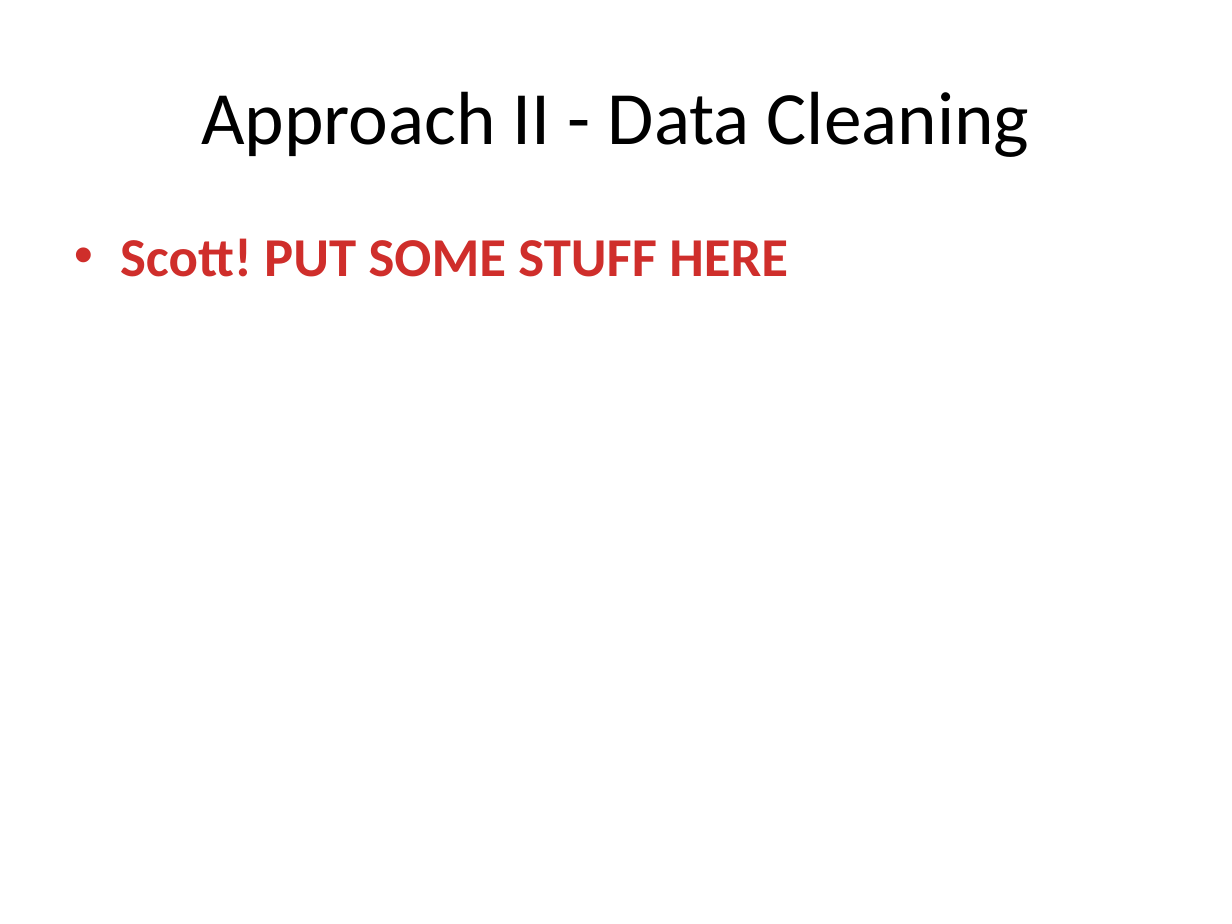
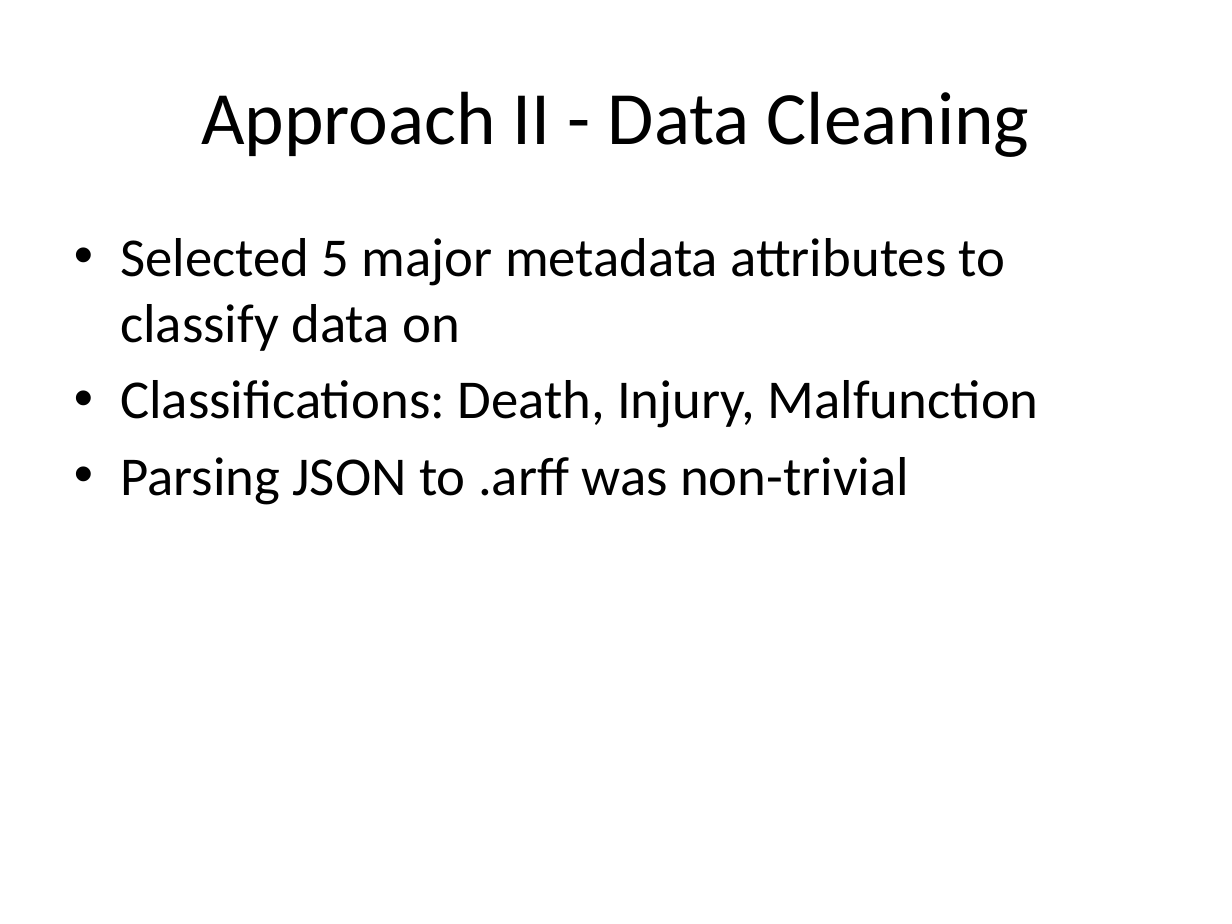
Before and after one commit to sdiemert/SENG_474_Project, a slide deck: slide 12 of presentation/presentation.pptx. Drawn at 1232x924 pixels with LibreOffice and Linux fonts; fonts in the diff are those of the drawing. Boxes give left, top, right and bottom in pixels: in the first picture for what was removed or moved away, otherwise in the second. Text is boxed around its words. In the diff, an @@ line names an element or a change of style, - is before the commit and + after.

```diff
--- a/presentation/presentation.pptx
+++ b/presentation/presentation.pptx
@@ text at [120,238,1039,505]: text changed; text colour gradient #FC7C7A to #D02F2C to #C70500 to #000000; bold off @@
-• Scott! PUT SOME STUFF HERE
+• Selected 5 major metadata attributes to classify data on
+• Classifications: Death, Injury, Malfunction
+• Parsing JSON to .arff was non-trivial
```
Also in this commit, not shown: 3 other slides changed, 1 slide removed.
